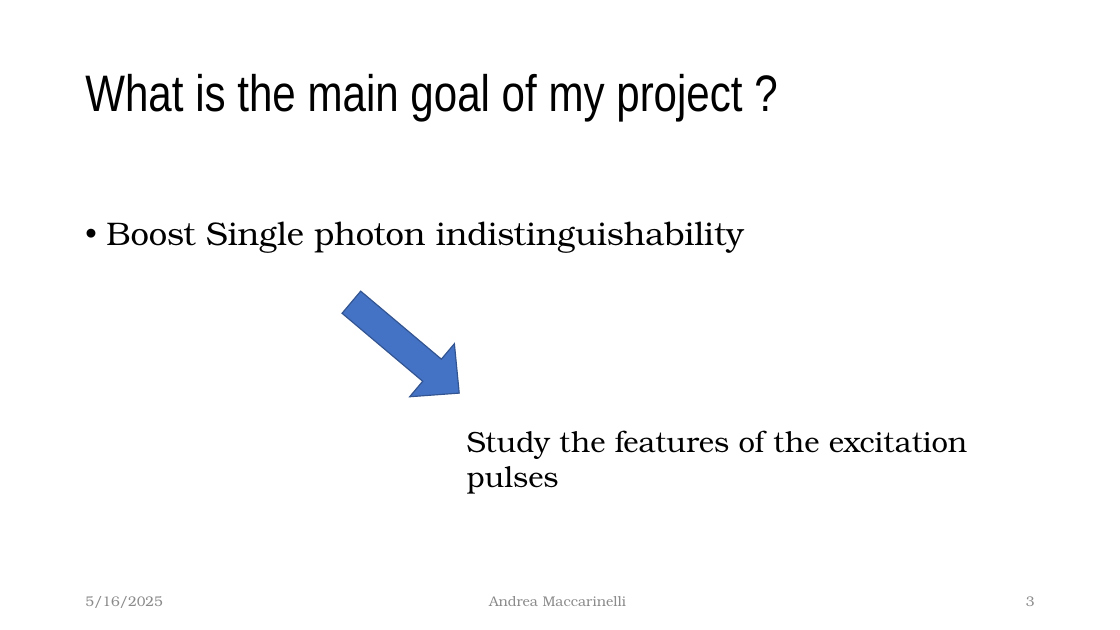
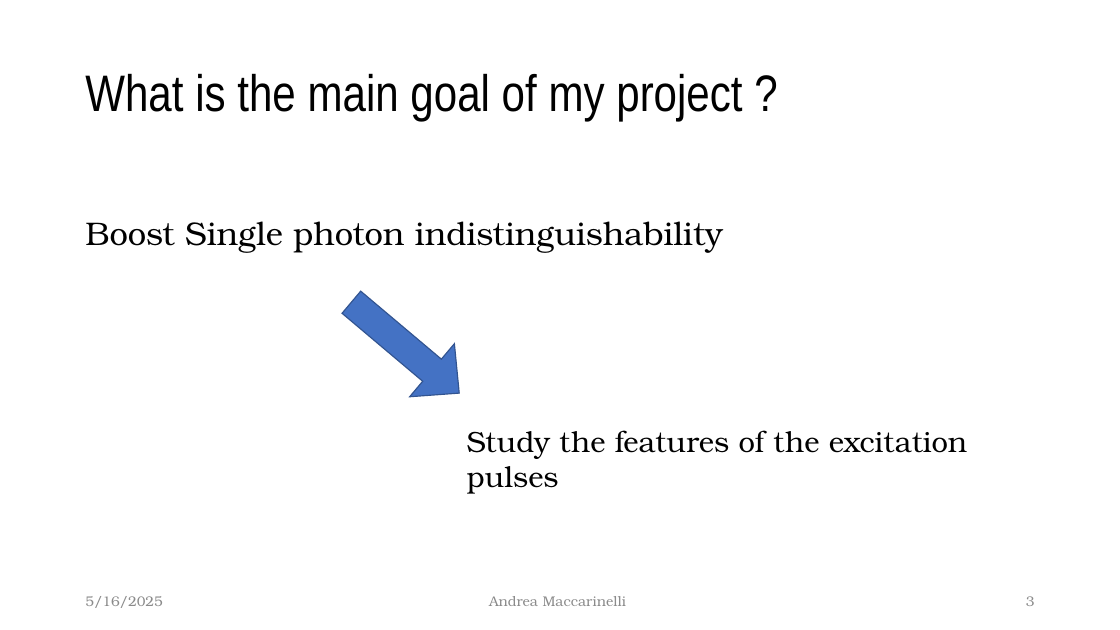
Before and after one commit to McMysterio23/MSc-Project, a slide deck: slide 3 of Midterm_Presentation/The effect of temporal jitter on single photon.pptx. Drawn at 1120x630 pixels with LibreOffice and Linux fonts; fonts in the diff are those of the drawing. Boxes give left, top, right and bottom in pixels: in the first picture for what was removed or moved away, otherwise in the second. Text is boxed around its words. In the diff, an @@ line names an element or a change of style, - is before the commit and + after.

```diff
--- a/Midterm_Presentation/The effect of temporal jitter on single photon.pptx
+++ b/Midterm_Presentation/The effect of temporal jitter on single photon.pptx
@@ text "Boost Single photon indistinguishability" at (x1=85, y1=221, x2=723, y2=253): bullet • to none @@
```
Also in this commit, not shown: 5 other slides changed, 8 slides added, 2 other files.
